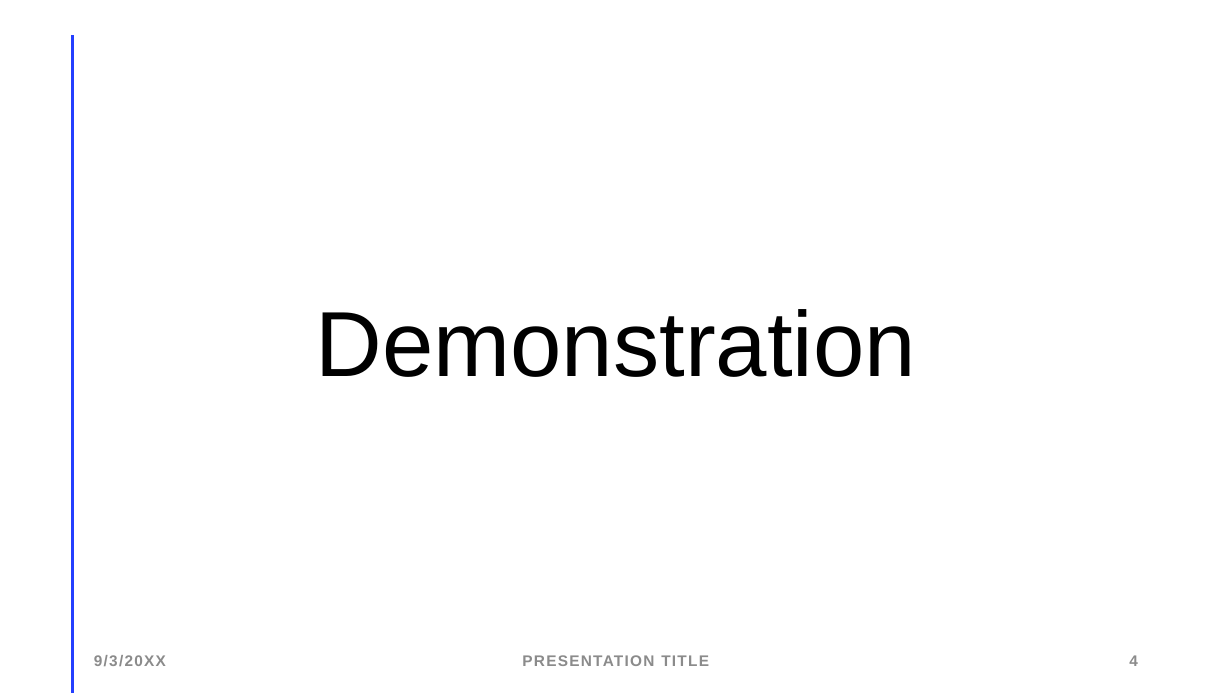
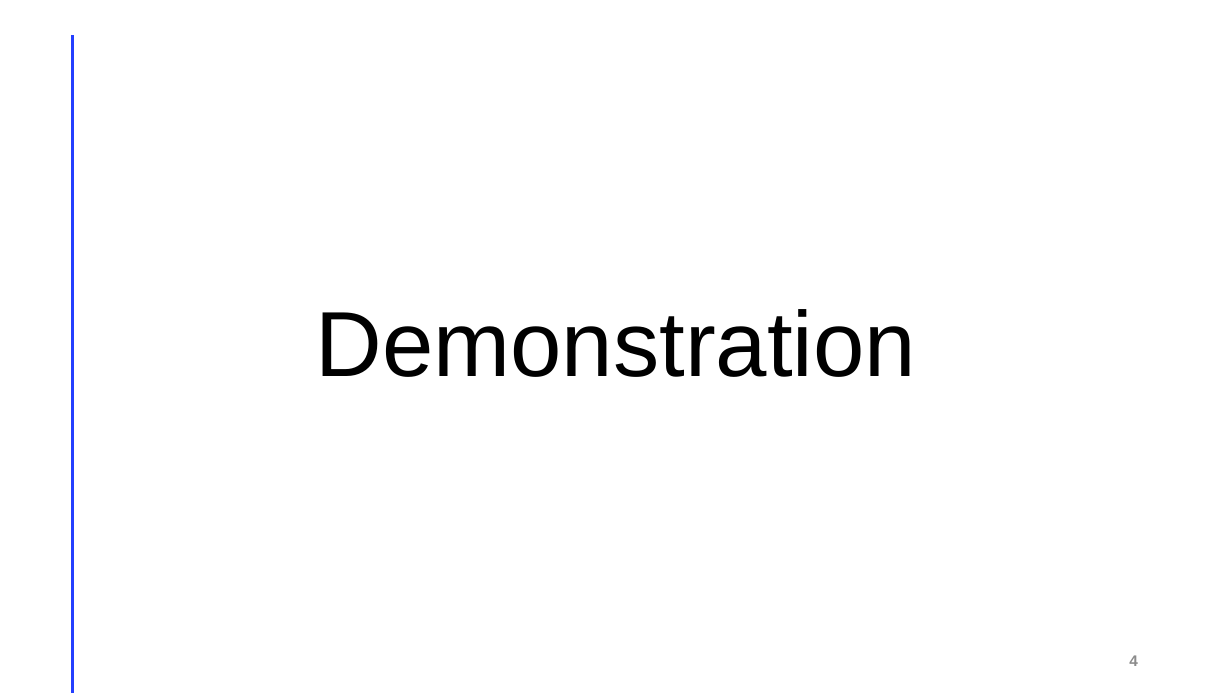
Before and after one commit to seiemens/snpt, a slide deck: slide 4 of doku/Notre Projet.pptx. Drawn at 1232x693 pixels with LibreOffice and Linux fonts; fonts in the diff are those of the drawing. Boxes give left, top, right and bottom in pixels: in the first picture for what was removed or moved away, otherwise in the second. Text is boxed around its words. In the diff, an @@ line names an element or a change of style, - is before the commit and + after.

```diff
--- a/doku/Notre Projet.pptx
+++ b/doku/Notre Projet.pptx
@@ text removed at (94, 655, 166, 666) @@
-9/3/20XX
@@ text removed at (522, 655, 709, 666) @@
-PRESENTATION TITLE
```
Also in this commit, not shown: 2 other slides changed, 1 slide added, 1 slide removed.
